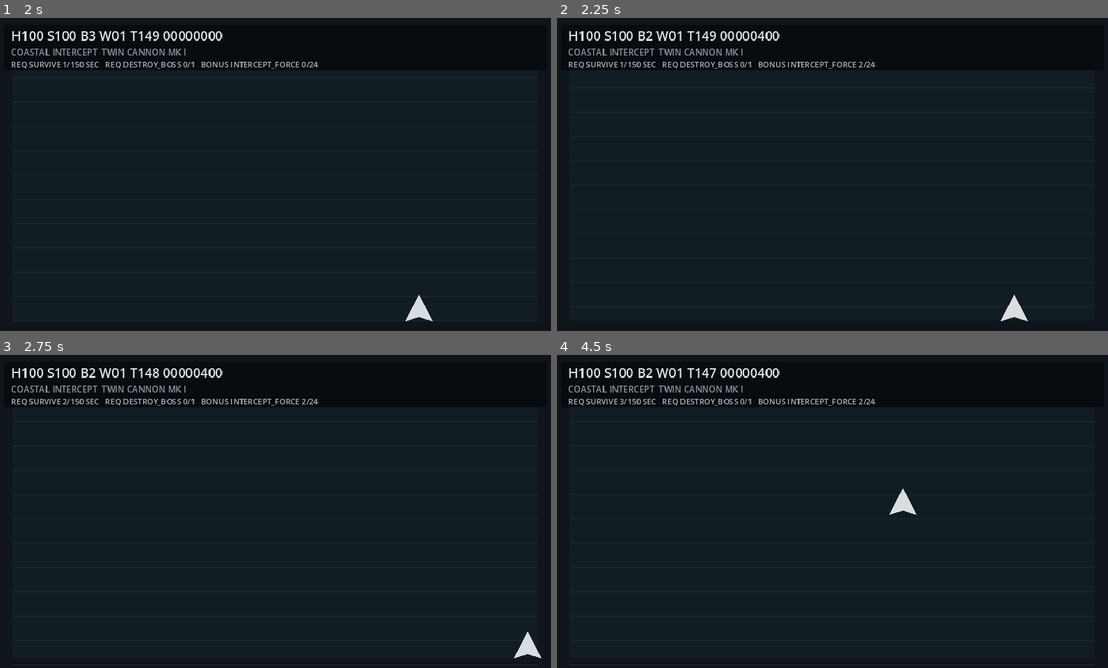
Above: before the commit, frames 1-4 (two rows, left to right).
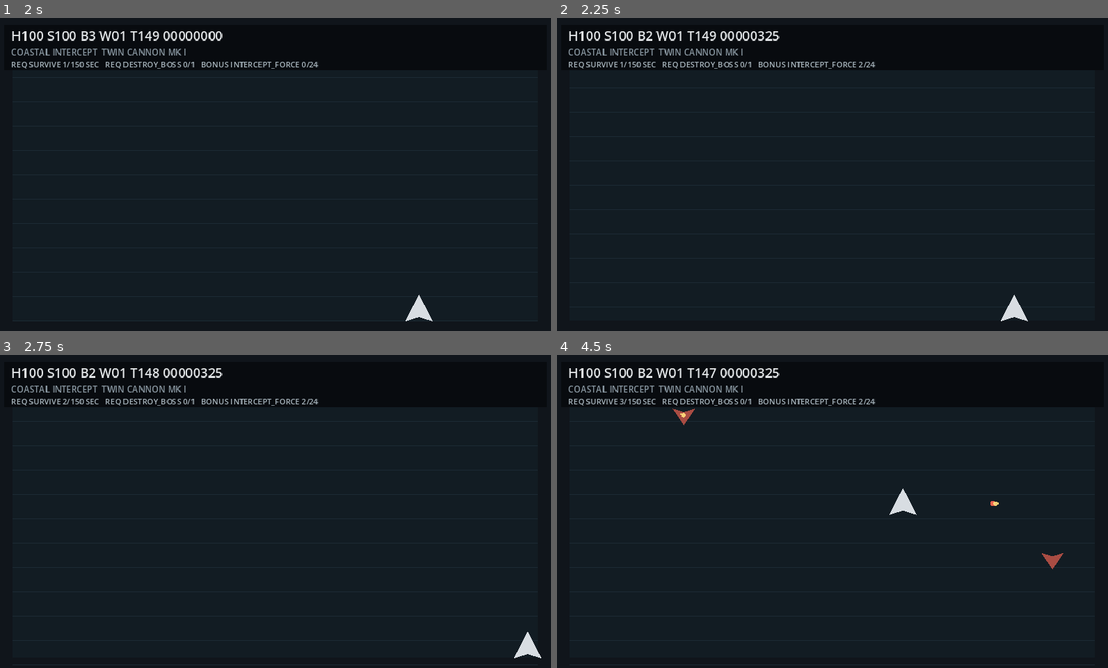
Above: after the commit, the same moments.

Repository: EVAVO-STUDIO/godot-462-strike-wing-94
Game: Godot game, scene res://scenes/main.tscn
The game is run twice, just before and just after one commit, with the same random seed, the same clock (stepped at 60 frames per second) and the same inputs.
Inputs:
- Up to frame 1 (2 s): tap Enter (confirm) at 0.5, 0.6 s; hold D (move_right) 0.53-1.28 s; hold S (move_down) from 1.28 s (still down); tap Space (fire_primary) at 1.35 s
- Up to frame 2 (2.25 s): release S (move_down) at 2.03 s; hold D (move_right) from 2.03 s (still down); tap X (fire_secondary) at 2.1 s
- Up to frame 3 (2.75 s): keep holding D (move_right)
- Up to frame 4 (4.5 s): release D (move_right) at 2.78 s; hold W (move_up) 2.78-3.53 s; tap H (service_hull) at 2.85 s; hold A (move_left) from 3.53 s (still down); tap J (service_shield) at 3.6 s; tap Enter (confirm) at 4.35 s

Frame 1 is identical in both runs. In frame 2, less than 0.1% of the frame differs, in the area x 36-41%, y 4-8%; in frame 3, less than 0.1%; in frame 4, 0.3%, in the area x 20-92%, y 4-69%.
Error in both runs: Invalid call to function 'permanent_index (via call)' in base 'Node (weapon_pickup_director.gd)'. Expected 1 arguments. (res://scripts/campaign_save.gd:70)

Commit message:
refactor: use dedicated mission RNG and fail-closed spawns

Diff:
--- a/scripts/main.gd
+++ b/scripts/main.gd
@@ -5,6 +5,7 @@
 const ProjectileRules = preload("res://scripts/projectile_rules.gd")
 const ProgressionRules = preload("res://scripts/progression_rules.gd")
 const ObjectiveRules = preload("res://scripts/objective_rules.gd")
+const RunSeedRules = preload("res://scripts/run_seed_rules.gd")
 const PLAYER_SPEED := 220.0
 const PLAYFIELD := Rect2(18.0, 52.0, 604.0, 296.0)
 
@@ -44,6 +45,7 @@
 var mission_catalog: Array = []
 var spawn_profiles: Array = []
 var campaign: Dictionary = {}
+var mission_rng := RandomNumberGenerator.new()
 
 func _ready() -> void:
 	_configure_input()
@@ -131,6 +133,7 @@
 	objective_progress = ObjectiveRules.make_progress(current_objectives)
 
 func _start_mission() -> void:
+	mission_rng.seed = RunSeedRules.mission_seed(mission_index)
 	phase = GamePhase.PLAYING
 	mission_time = 0.0
 	score = 0
@@ -286,7 +289,7 @@
 	ObjectiveRules.register_destroy(current_objectives, objective_progress, str(enemy.get("id","")))
 
 func _maybe_drop_pickup(position: Vector2, guaranteed := false) -> void:
-	var kind := "weapon" if guaranteed else ProjectileRules.pickup_kind_for_roll(randf())
+	var kind := "weapon" if guaranteed else ProjectileRules.pickup_kind_for_roll(mission_rng.randf())
 	if kind != "": pickups.append({"position":position,"kind":kind})
 
 func _apply_pickup(kind: String) -> void:
@@ -312,25 +315,30 @@
 	var allowed_ids: Array = []
 	for profile in spawn_profiles:
 		if str(profile.get("environment","")) == current_environment and wave >= int(profile.get("min_wave",1)) and wave <= int(profile.get("max_wave",99)):
-			allowed_ids = profile.get("enemy_ids", []); break
+			allowed_ids = profile.get("enemy_ids", [])
+			break
+	if allowed_ids.is_empty():
+		return []
 	var candidates: Array = []
 	for item in enemy_catalog:
-		if bool(item.get("boss",false)): continue
-		if allowed_ids.is_empty() or str(item.get("id","")) in allowed_ids: candidates.append(item)
+		if bool(item.get("boss",false)):
+			continue
+		if str(item.get("id","")) in allowed_ids:
+			candidates.append(item)
 	return candidates
 
 func _spawn_enemy(archetype: Dictionary = {}) -> void:
 	if archetype.is_empty():
 		var candidates := _spawn_candidates()
 		if candidates.is_empty(): return
-		archetype = candidates[randi() % candidates.size()]
+		archetype = candidates[mission_rng.randi_range(0, candidates.size() - 1)]
 	var is_boss := bool(archetype.get("boss",false))
 	var enemy_class := str(archetype.get("class","air"))
 	var hp := maxi(1, int(archetype.get("hp",1)) + (0 if is_boss else int(wave / 5)))
-	var x := PLAYFIELD.get_center().x if is_boss else randf_range(PLAYFIELD.position.x + 24, PLAYFIELD.end.x - 24)
+	var x := PLAYFIELD.get_center().x if is_boss else mission_rng.randf_range(PLAYFIELD.position.x + 24, PLAYFIELD.end.x - 24)
 	var speed_bias := 0.0 if enemy_class == "ground" else (10.0 if enemy_class == "air" else -8.0)
-	var drift := 28.0 if is_boss else (10.0 if enemy_class == "ground" else randf_range(16,38))
-	enemies.append({"id":str(archetype.get("id","bogey")),"cate …(161 unchanged characters)… :drift,"turn_rate":0.75 if is_boss else randf_range(1.1,2.4),"phase":randf_range(0,TAU),"age":0.0,"hp":hp,"value":CombatRules.destroy_value(int(archetype.get("value",100)),wave),"weapon":str(archetype.get("weapon","single_burst")),"fire_timer":randf_range(0.5,1.6),"boss":is_boss})
+	var drift := 28.0 if is_boss else (10.0 if enemy_class == "ground" else mission_rng.randf_range(16,38))
+	enemies.append({"id":str(archetype.get("id","bogey")),"cate …(161 unchanged characters)… :drift,"turn_rate":0.75 if is_boss else mission_rng.randf_range(1.1,2.4),"phase":mission_rng.randf_range(0,TAU),"age":0.0,"hp":hp,"value":CombatRules.destroy_value(int(archetype.get("value",100)),wave),"weapon":str(archetype.get("weapon","single_burst")),"fire_timer":mission_rng.randf_range(0.5,1.6),"boss":is_boss})
 
 func _try_spawn_boss() -> void:
 	if boss_spawned or current_boss_id == "" or mission_time < mission_duration * 0.72: return
@@ -349,7 +357,7 @@
 
 func _add_key_action(action: StringName, keycode: Key) -> void:
 	if not InputMap.has_action(action): InputMap.add_action(action)
-	var event := InputEventKey.new(); event.physical_keycode = keycode
+	var event:=InputEventKey.new(); event.physical_keycode=keycode
 	if not InputMap.action_has_event(action,event): InputMap.action_add_event(action,event)
 
 func _objective_summary() -> String:
